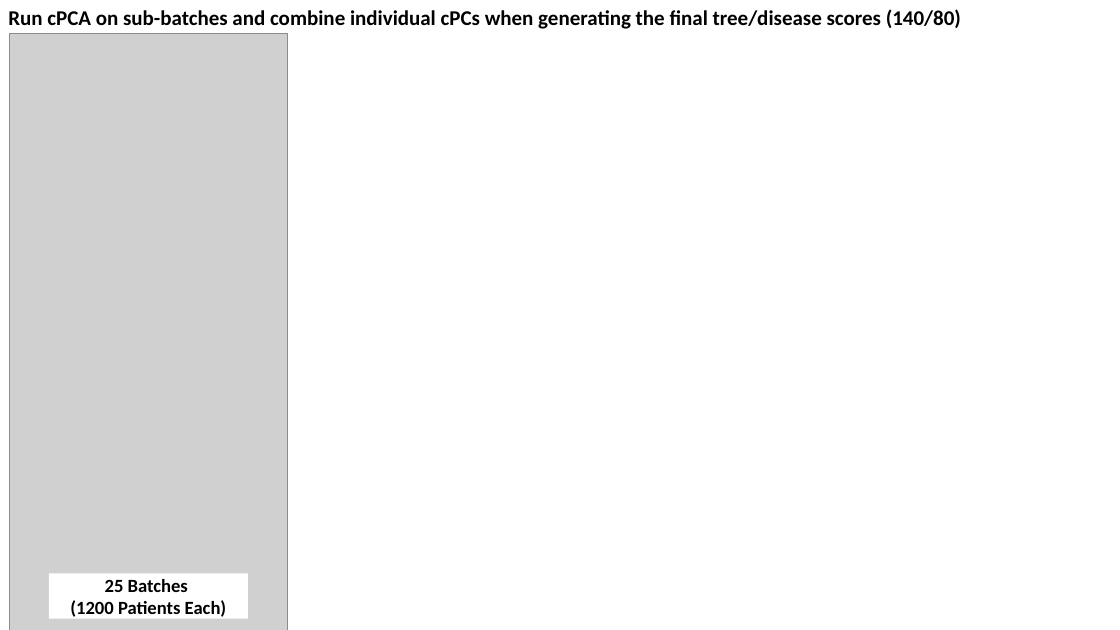
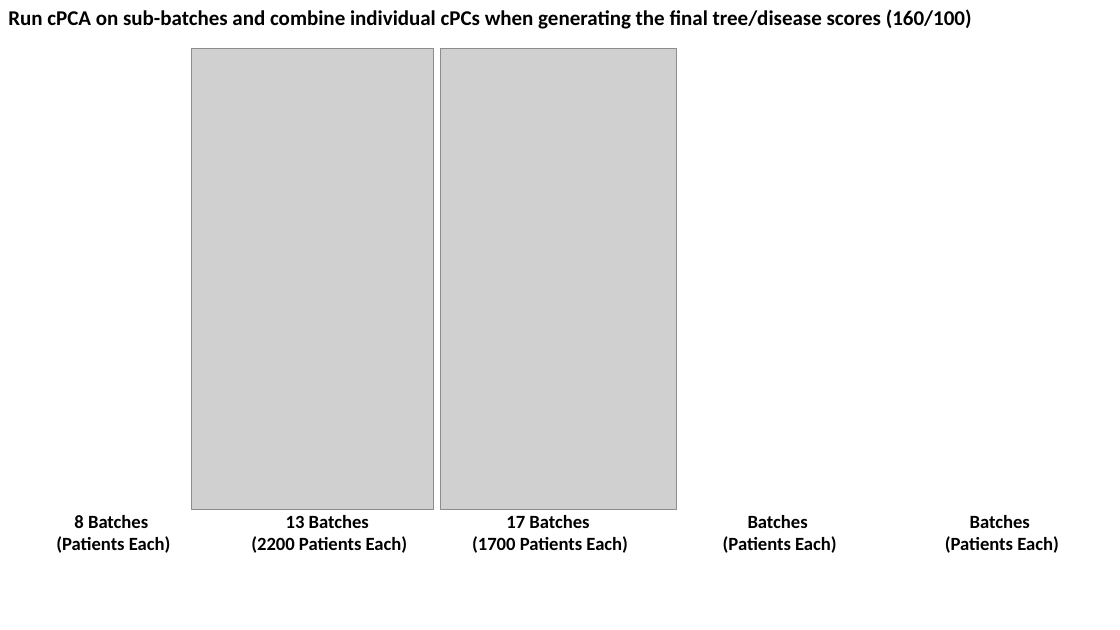
Before and after one commit to zhaohanxiong/OxfordCVM, a slide deck: slide 21 of job_results.pptx (slide 20 before the commit). Drawn at 1120x630 pixels with LibreOffice and Linux fonts; fonts in the diff are those of the drawing; grey boxes stand for pictures. Boxes give left, top, right and bottom in pixels: in the first picture for what was removed or moved away, otherwise in the second. Text is boxed around its words. In the diff, an @@ line names an element or a change of style, - is before the commit and + after.

Commit message:
ppt

```diff
--- a/job_results.pptx
+++ b/job_results.pptx
@@ text at (8,9,972,29): text changed @@
-Run cPCA on sub-batches and combine individual cPCs when generating the final tree/disease scores (140/80)
+Run cPCA on sub-batches and combine individual cPCs when generating the final tree/disease scores (160/100)
@@ picture removed at (10,34,287,630) @@
@@ picture added at (192,49,434,509) @@
@@ picture added at (440,49,676,509) @@
@@ rectangle "13 Batches": place and size @@
-rectangle "13 Batches" at (49,574,248,619)
+rectangle "13 Batches" at (236,509,422,555)
@@ rectangle added at (457,509,643,555), fill #FFFFFF, 16 pt, text #000000, bold @@
+17 Batches
+(1700 Patients Each)
@@ text added at (56,515,171,553), 16 pt, text #000000, bold @@
+8 Batches
+(Patients Each)
@@ text in rectangle at (251,515,408,553): text changed @@
-25 Batches
-(1200 Patients Each)
+13 Batches
+(2200 Patients Each)
@@ text added at (723,515,837,553), 16 pt, text #000000, bold @@
+Batches
+(Patients Each)
@@ text added at (945,515,1059,553), 16 pt, text #000000, bold @@
+Batches
+(Patients Each)
```
Also in this commit, not shown: 1 other slide changed.
